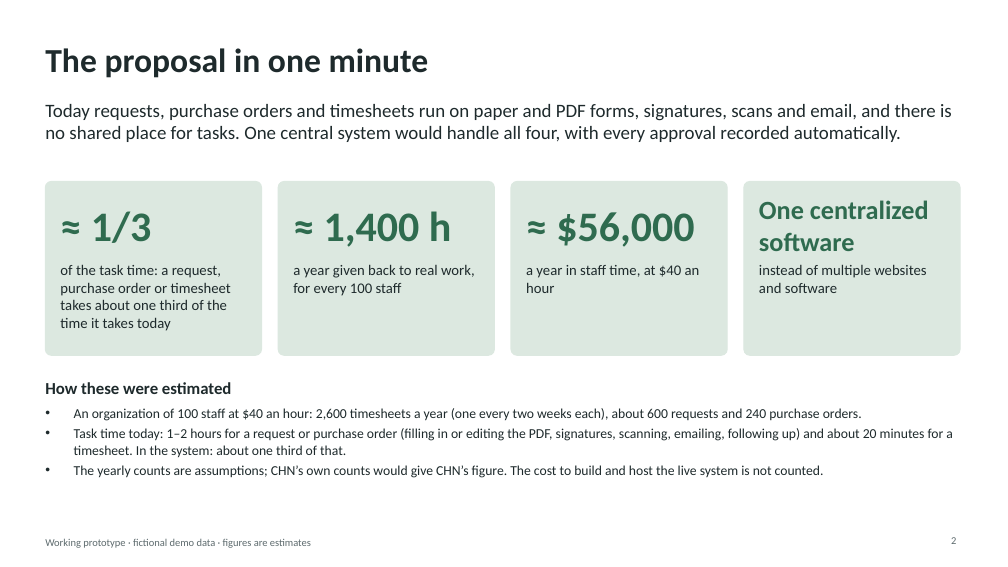
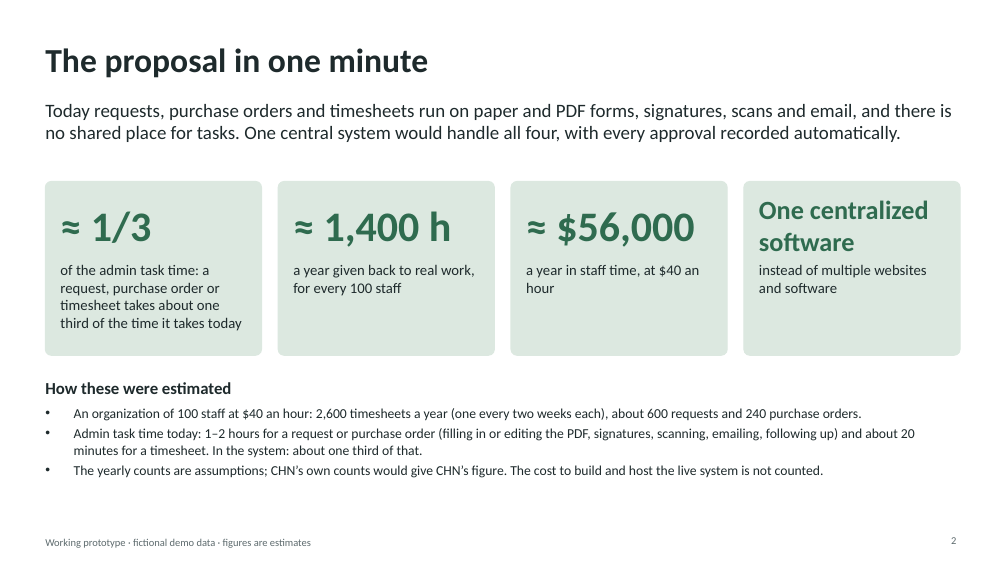
Before and after one commit to AndalibOlee/Portfolio, a slide deck: slide 2 of demo-platform/docs/DEMO_Executive_Presentation.pptx. Drawn at 1008x567 pixels with LibreOffice and Linux fonts; fonts in the diff are those of the drawing. Boxes give left, top, right and bottom in pixels: in the first picture for what was removed or moved away, otherwise in the second. Text is boxed around its words. In the diff, an @@ line names an element or a change of style, - is before the commit and + after.

```diff
--- a/demo-platform/docs/DEMO_Executive_Presentation.pptx
+++ b/demo-platform/docs/DEMO_Executive_Presentation.pptx
@@ text at (60,264,242,331): text changed @@
-of the task time: a request, purchase order or timesheet takes about one third of the time it takes today
+of the admin task time: a request, purchase order or timesheet takes about one third of the time it takes today
@@ text at (74,428,915,458): text changed @@
-• Task time today: 1–2 hours for a request or purchase order (filling in or editing the PDF, signatures, scanning, emailing, following up) and about 20 minutes for a timesheet. In the system: about one third of that.
+• Admin task time today: 1–2 hours for a request or purchase order (filling in or editing the PDF, signatures, scanning, emailing, following up) and about 20 minutes for a timesheet. In the system: about one third of that.
```
Also in this commit, not shown: 1 other slide changed, 2 other files.
